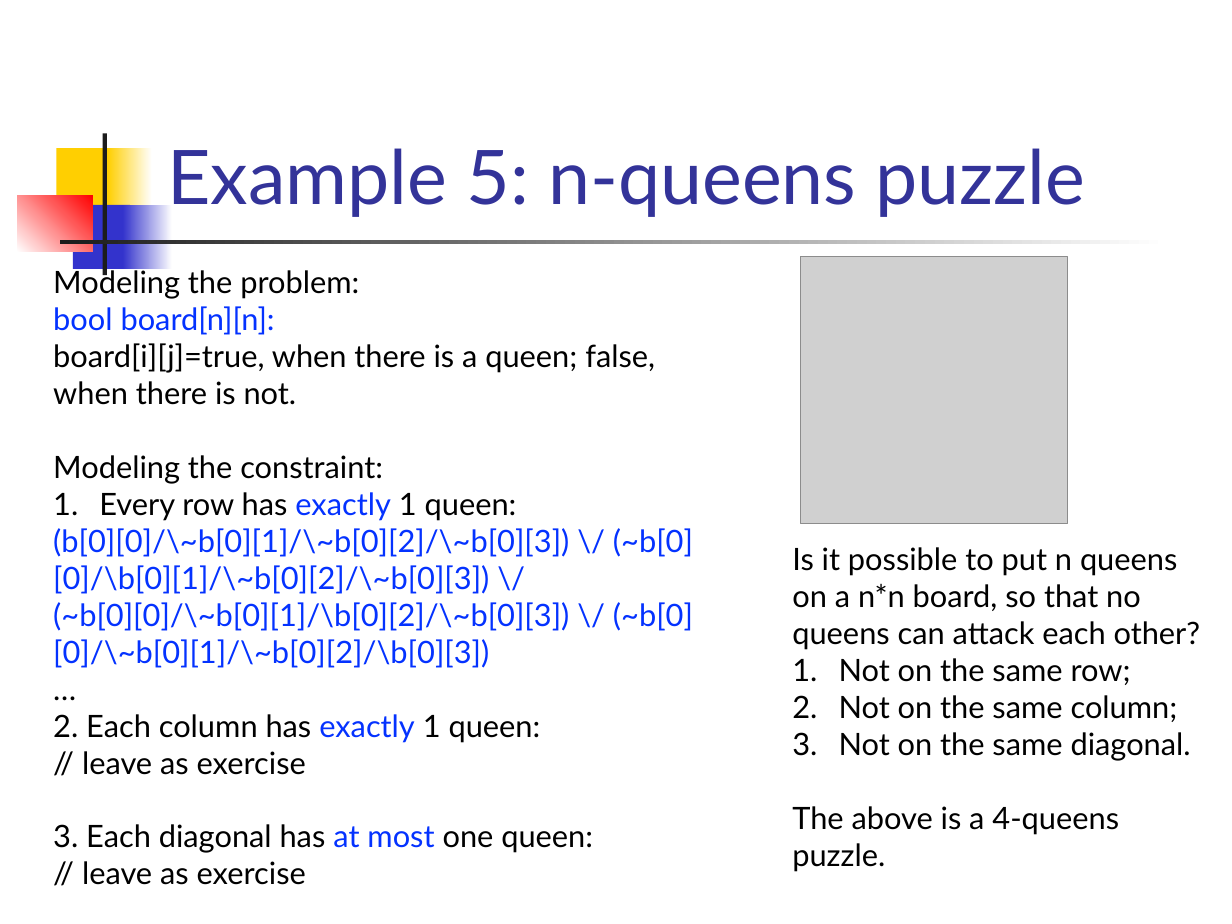
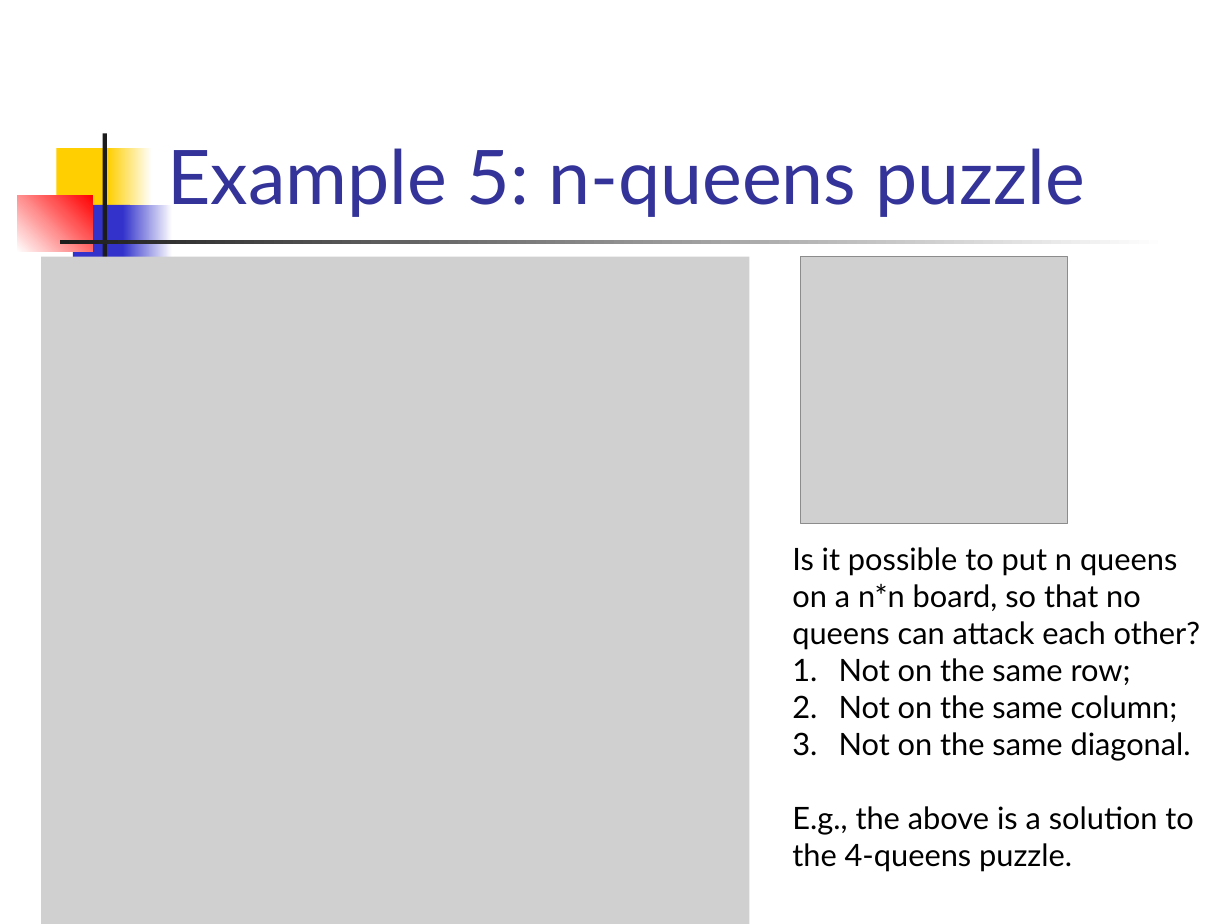
Before and after one commit to csslab-ustc/csslab-ustc.github.io, a slide deck: slide 36 of courses/theory/slides/lec07-sat.pptx. Drawn at 1232x924 pixels with LibreOffice and Linux fonts; fonts in the diff are those of the drawing; grey boxes stand for pictures. Boxes give left, top, right and bottom in pixels: in the first picture for what was removed or moved away, otherwise in the second. Text is boxed around its words. In the diff, an @@ line names an element or a change of style, - is before the commit and + after.

```diff
--- a/courses/theory/slides/lec07-sat.pptx
+++ b/courses/theory/slides/lec07-sat.pptx
@@ picture added at (41,256,749,924) @@
@@ text removed at (53,266,693,885) @@
-Modeling the problem:
-bool board[n][n]:
-board[i][j]=true, when there is a queen; false, when there is not.
-Modeling the constraint:
-1. Every row has exactly 1 queen:
-(b[0][0]/\~b[0][1]/\~b[0][2]/\~b[0][3]) \/ (~b[0][0]/\b[0][1]/\~b[0][2]/\~b[0][3]) \/ (~b[0][0]/\~b[0][1]/\b[0][2]/\~b[0][3]) \/ (~b[0][0]/\~b[0][1]/\~b[0][2]/\b[0][3])
-…
-2. Each column has exactly 1 queen:
-// leave as exercise
-3. Each diagonal has at most one queen:
-// leave as exercise
@@ text at (792,806,1193,872): text changed @@
-The above is a 4-queens puzzle.
+E.g., the above is a solution to the 4-queens puzzle.
```
Also in this commit, not shown: 1 slide added, 1 slide removed, 3 other files.
